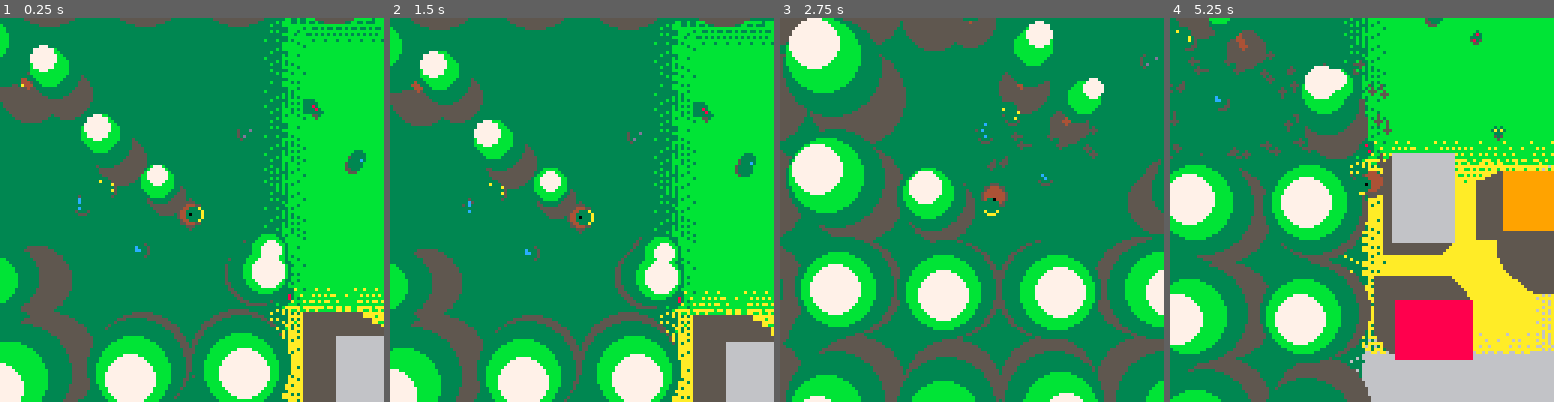
Above: before the commit, frames 1-4 (left to right).
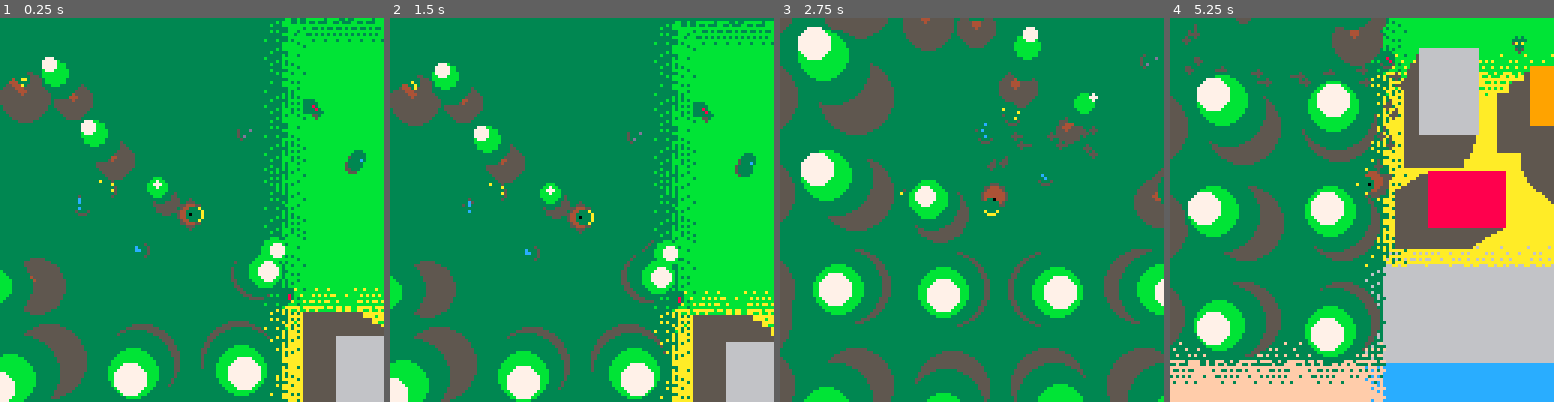
Above: after the commit, the same moments.

Repository: seleb/DuckDuckOnTheLoose
Game: PICO-8 cartridge forest.p8
Same seed, same stepped clock (60 frames per second), same inputs: the game is played once before the commit and once after it.
Inputs:
- Up to frame 1 (0.25 s): no input
- Up to frame 2 (1.5 s): no input
- Up to frame 3 (2.75 s): hold Left 1.97-2.37 s; hold Down from 2.42 s (still down)
- Up to frame 4 (5.25 s): release Down at 2.82 s; hold Right 2.87-3.53 s; hold Up 3.58-4.08 s; hold Right 4.13-4.53 s; hold Down 4.58-5.08 s; hold Left from 5.13 s (still down)

The runs differ from the first frame. In frame 1, 15% of the frame differs, in the area x 0-93%, y 0-100%; in frame 2, 16%; in frame 3, 33%; in frame 4, 69%, in the area x 0-100%, y 0-100%.

Commit message:
minor tree update

Diff:
--- a/forest.p8
+++ b/forest.p8
@@ -116,7 +116,7 @@
 
  trees={}
  trees.height_range={10,25}
- trees.girth_range={6,12}
+ trees.girth_range={4,10}
  trees.gap=16
 
  clouds={}
@@ -260,7 +260,7 @@
   c.c=3
   local t={}
   t.height=range(trees.height_range)
-  t.girth=min(cells.w,cells.h)/2
+  t.girth=min(cells.w,cells.h)*2/5
   t.p={
    cells.w/2,
    cells.h/2
@@ -782,18 +782,14 @@
   end
  end
  -- leaves
- color(3)
+ c={{3,1},{11,0.7},{7,0.4}}
+ for i=1,3 do
+ color(c[i][1])
  for t in all(trees) do
-  circfill(t.leaves[1][1],t.leaves[1][2],t.girth)
- end
- color(11)
- for t in all(trees) do
-  circfill(t.leaves[2][1],t.leaves[2][2],t.girth*0.75)
- end
- color(7)
- for t in all(trees) do
-  circfill(t.leaves[3][1],t.leaves[3][2],t.girth*0.5)
- end
+  circfill(t.leaves[i][1],t.leaves[i][2],t.girth*c[i][2])
+ end
+ end
+
  end
 
  end
